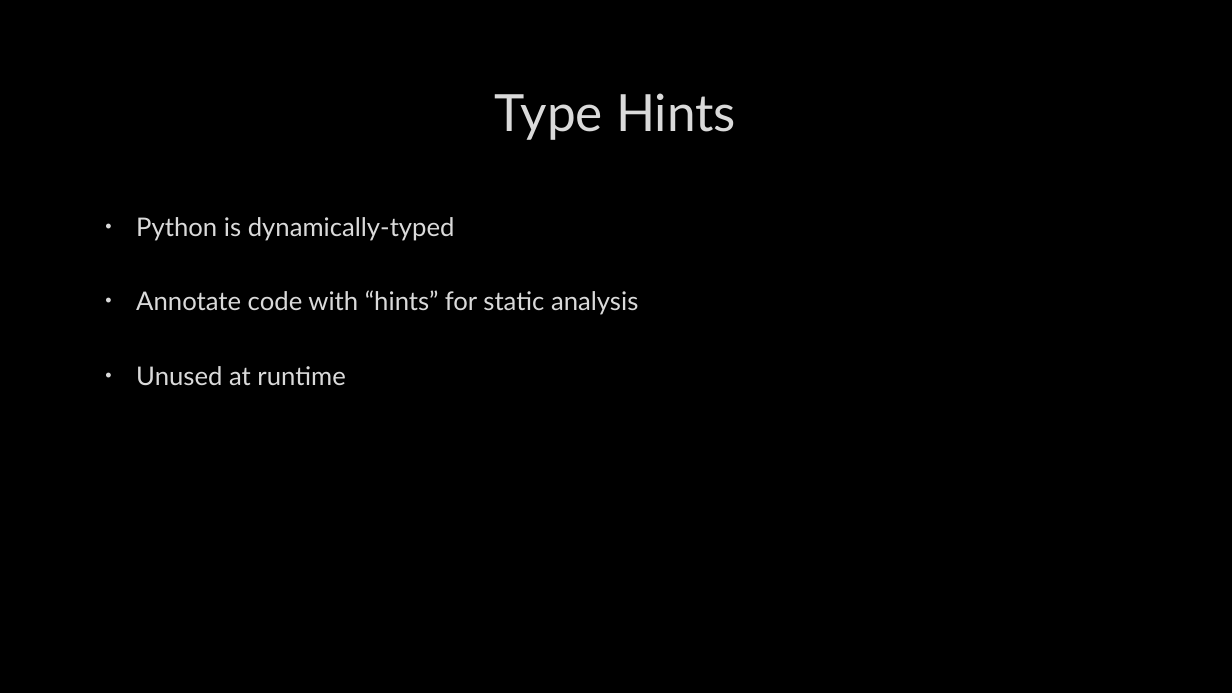
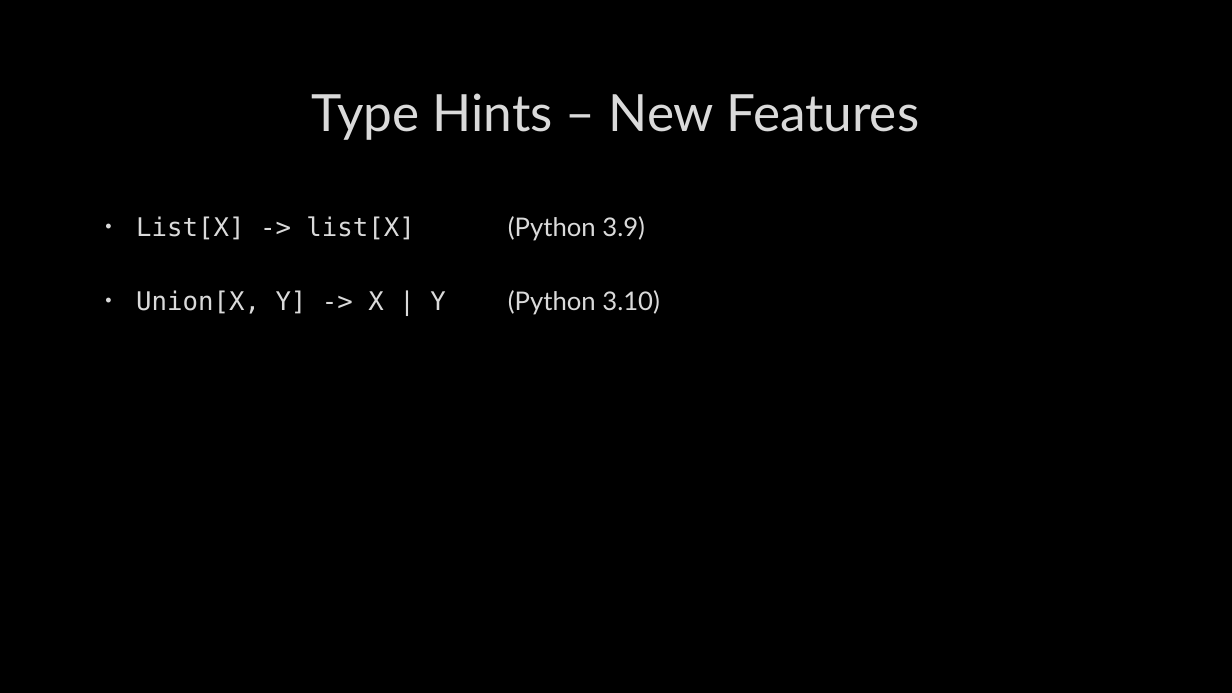
Before and after one commit to MC-DeltaT/PythonFromAltUniverses, a slide deck: slide 4 of Slides.pptx. Drawn at 1232x693 pixels with LibreOffice and Linux fonts; fonts in the diff are those of the drawing; background and template pictures are left out. Boxes give left, top, right and bottom in pixels: in the first picture for what was removed or moved away, otherwise in the second. Text is boxed around its words. In the diff, an @@ line names an element or a change of style, - is before the commit and + after.

```diff
--- a/Slides.pptx
+++ b/Slides.pptx
@@ title at (312,93,919,140): text changed @@
-Type Hints
+Type Hints – New Features
@@ text at (136,216,660,315): text changed; font Lato to DejaVu Sans Mono @@
-• Python is dynamically-typed
-• Annotate code with “hints” for static analysis
-• Unused at runtime
+• List[X] -> list[X] (Python 3.9)
+• Union[X, Y] -> X | Y (Python 3.10)
```
Also in this commit, not shown: 8 other slides changed, 2 slides removed, 5 other files.
